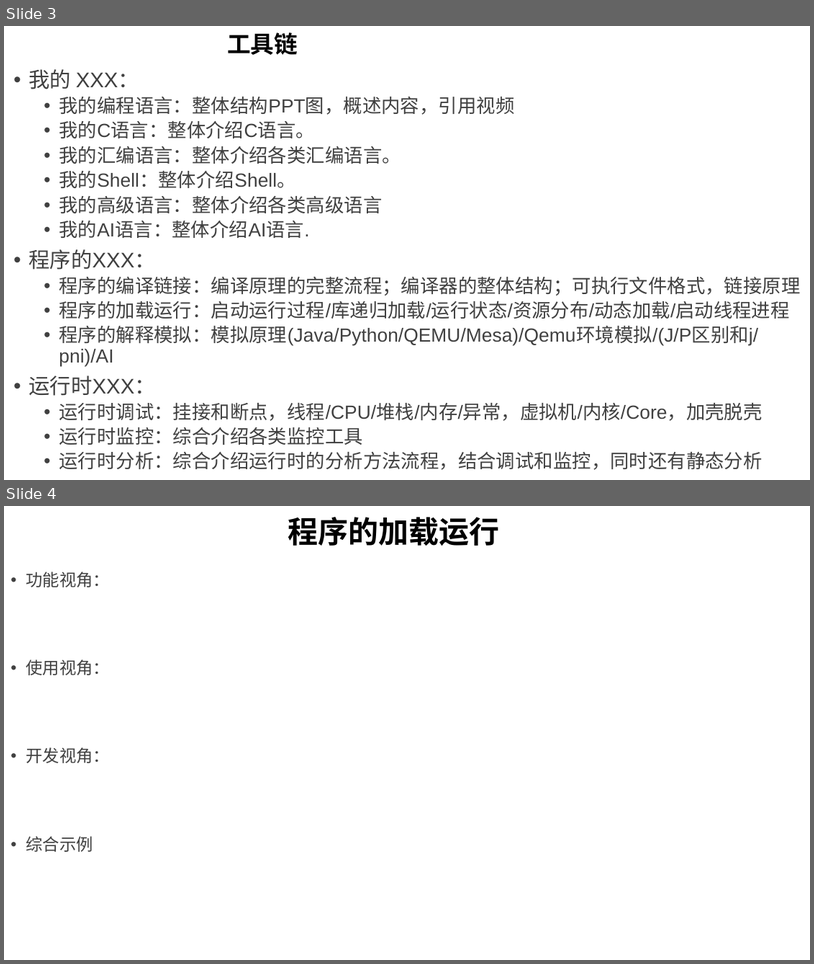
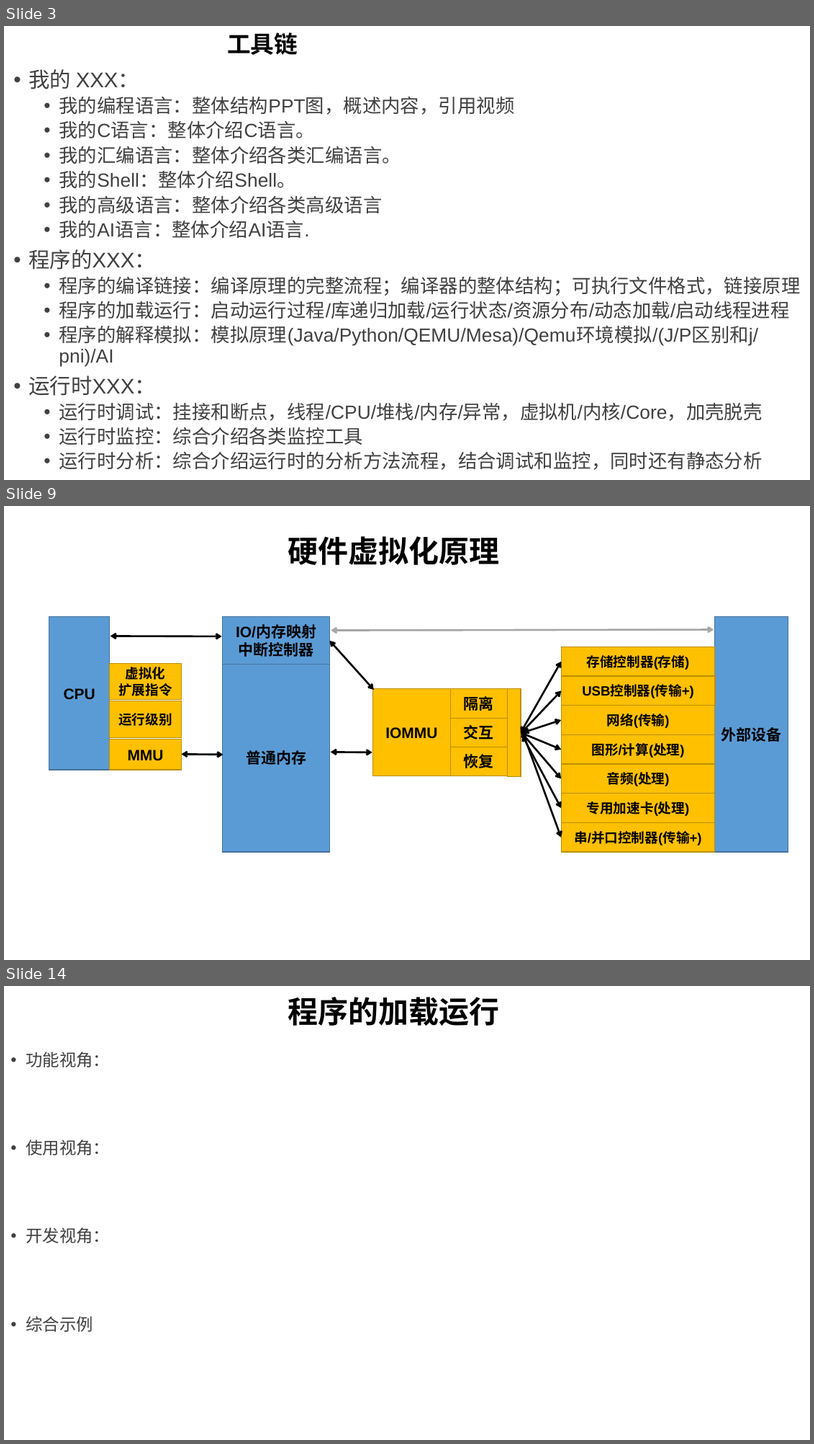
Before and after one commit to GavinKoeng/it-talks, a slide deck: it-talks.pptx. Shown one above the other, each under a label of ours: slides 3 and 4 before the commit, slides 3, 9 and 14 after it; the slides between them are not shown. The pictures are 814x964 and 814x1444 pixels, drawn with LibreOffice and Linux fonts; fonts in the diff are those of the drawing. Boxes give left, top, right and bottom in pixels: in the first picture for what was removed or moved away, otherwise in the second. Text is boxed around its words. In the diff, an @@ line names an element or a change of style, - is before the commit and + after.

```diff
--- a/it-talks.pptx
+++ b/it-talks.pptx
@@ slide 9 added at (4,506,810,960), background #FFFFFF @@
@@ title added at (288,536,499,565), 36 pt, text #000000, bold @@
+硬件虚拟化原理
@@ rectangle added at (49,617,110,770), fill #5B9BD5, outline #43739E 1 pt, 18 pt, text #000000, bold @@
+CPU
@@ rectangle added at (223,617,330,664), fill #5B9BD5, outline #43739E 1 pt, 18 pt, text #000000, bold @@
+IO/内存映射
+中断控制器
@@ double arrow added from (332, 630) to (714, 629), #A6A6A6 2.25 pt @@
@@ rectangle added at (715,617,789,852), fill #5B9BD5, outline #43739E 1 pt, 18 pt, text #000000, bold @@
+外部设备
@@ double arrow added from (111, 636) to (221, 636), #000000 2.25 pt @@
@@ double arrow added from (330, 641) to (374, 690), #000000 2.25 pt @@
@@ rectangle added at (562,647,715,676), fill #FFC000, outline #BD8E00 1 pt, 16 pt, text #000000, bold @@
+存储控制器(存储)
@@ rectangle added at (110,663,182,700), fill #FFC000, outline #BD8E00 1 pt, 16 pt, text #000000, bold @@
+虚拟化
+扩展指令
@@ rectangle added at (223,663,330,852), fill #5B9BD5, outline #43739E 1 pt, 18 pt, text #000000, bold @@
+普通内存
@@ double arrow added from (521, 733) to (562, 662), #000000 2.25 pt @@
@@ rectangle added at (562,676,715,705), fill #FFC000, outline #BD8E00 1 pt, 16 pt, text #000000, bold @@
+USB控制器(传输+)
@@ rectangle added at (373,689,450,776), fill #FFC000, outline #BD8E00 1 pt, 18 pt, text #000000, bold @@
+IOMMU
@@ rectangle added at (451,689,508,718), fill #FFC000, outline #BD8E00 1 pt, 18 pt, text #000000, bold @@
+隔离
@@ rectangle added at (507,689,521,776), fill #FFC000, outline #BD8E00 1 pt @@
@@ double arrow added from (522, 732) to (562, 690), #000000 2.25 pt @@
@@ rectangle added at (110,701,182,737), fill #FFC000, outline #BD8E00 1 pt, 16 pt, text #000000, bold @@
+运行级别
@@ rectangle added at (451,718,508,746), fill #FFC000, outline #BD8E00 1 pt, 18 pt, text #000000, bold @@
+交互
@@ double arrow added from (524, 732) to (562, 720), #000000 2.25 pt @@
@@ rectangle added at (562,705,716,734), fill #FFC000, outline #BD8E00 1 pt, 16 pt, text #000000, bold @@
+网络(传输)
@@ rectangle added at (110,739,182,770), fill #FFC000, outline #BD8E00 1 pt, 18 pt, text #000000, bold @@
+MMU
@@ double arrow added from (521, 733) to (562, 749), #000000 2.25 pt @@
@@ double arrow added from (521, 731) to (562, 778), #000000 2.25 pt @@
@@ double arrow added from (522, 735) to (562, 808), #000000 2.25 pt @@
@@ double arrow added from (522, 731) to (562, 837), #000000 2.25 pt @@
@@ rectangle added at (562,735,715,764), fill #FFC000, outline #BD8E00 1 pt, 16 pt, text #000000, bold @@
+图形/计算(处理)
@@ double arrow added from (182, 754) to (223, 754), #000000 2.25 pt @@
@@ double arrow added from (331, 752) to (373, 752), #000000 2.25 pt @@
@@ rectangle added at (451,746,508,776), fill #FFC000, outline #BD8E00 1 pt, 18 pt, text #000000, bold @@
+恢复
@@ rectangle added at (562,764,716,793), fill #FFC000, outline #BD8E00 1 pt, 16 pt, text #000000, bold @@
+音频(处理)
@@ rectangle added at (562,793,716,822), fill #FFC000, outline #BD8E00 1 pt, 16 pt, text #000000, bold @@
+专用加速卡(处理)
@@ rectangle added at (562,822,715,852), fill #FFC000, outline #BD8E00 1 pt, 16 pt, text #000000, bold @@
+串/并口控制器(传输+)
@@ what was slide 4 is now slide 14 @@
```
Also in this commit, not shown: 9 other slides added, 1 other file.
